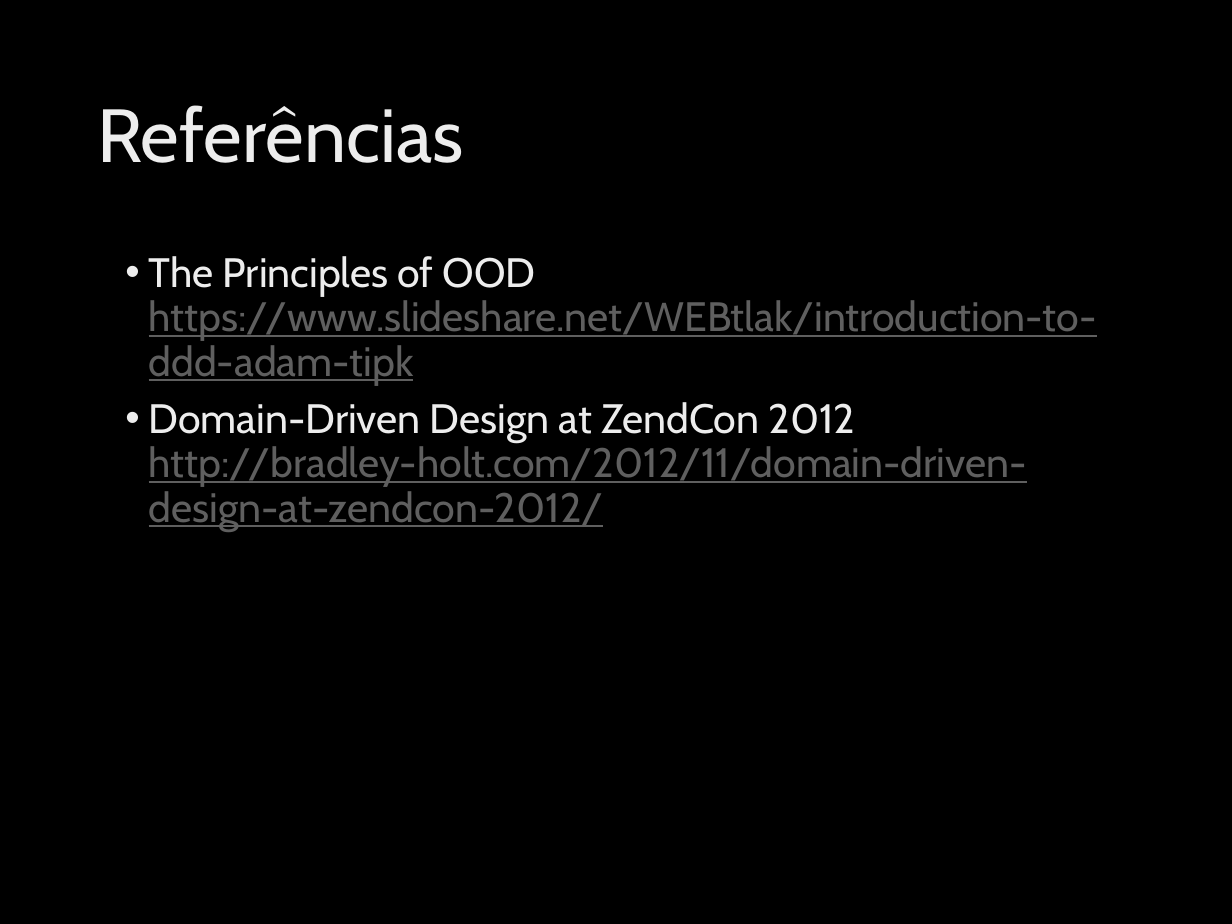
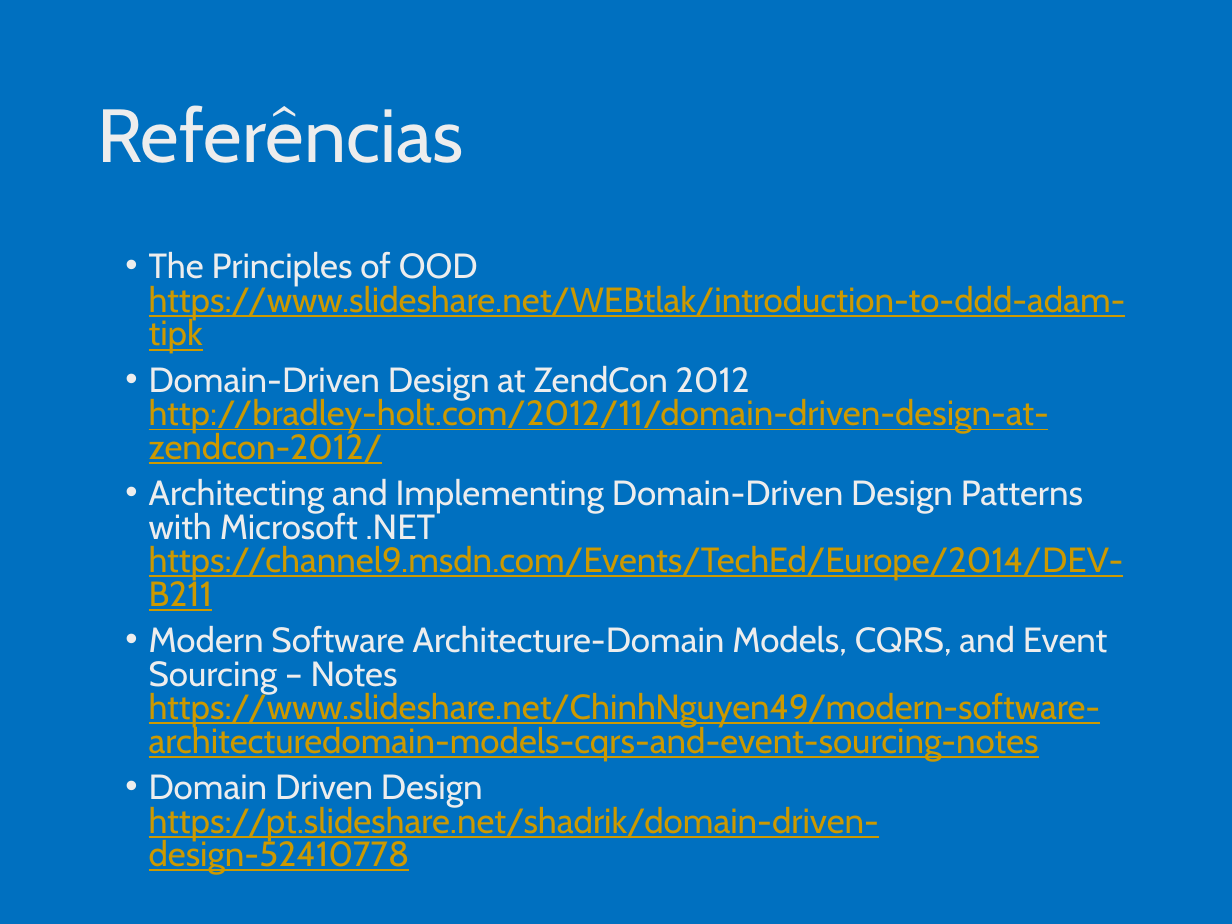
Before and after one commit to ivanpaulovich/event-sourcing-jambo, a slide deck: slide 27 of docs/Introdução ao Domain-Driven-Design (DDD).pptx. Drawn at 1232x924 pixels with LibreOffice and Linux fonts; fonts in the diff are those of the drawing; background and template pictures are left out. Boxes give left, top, right and bottom in pixels: in the first picture for what was removed or moved away, otherwise in the second. Text is boxed around its words. In the diff, an @@ line names an element or a change of style, - is before the commit and + after.

```diff
--- a/docs/Introdução ao Domain-Driven-Design (DDD).pptx
+++ b/docs/Introdução ao Domain-Driven-Design (DDD).pptx
@@ background picture (left out) to #0070C0 @@
@@ text at (149,251,1126,464): size 24 to 20.4 pt in "The Principles of OOD https://www.slideshare.net/WEBtlak/int ...", "Domain-Driven Design at ZendCon 2012 http://bradley-holt.com ..."; text colour #5F5F5F to #CC9900 in "https://www.slideshare.net/WEBtlak/introduction-to-ddd-adam- ...", "http://bradley-holt.com/2012/11/domain-driven-design-at-zend ..."; line spacing 0.9 to 0.8 @@
@@ text at (149,478,1124,840): paragraphs added @@
+• Architecting and Implementing Domain-Driven Design Patterns with Microsoft .NET
+  https://channel9.msdn.com/Events/TechEd/Europe/2014/DEV-B211
+• Modern Software Architecture-Domain Models, CQRS, and Event Sourcing – Notes
+  https://www.slideshare.net/ChinhNguyen49/modern-software-architecturedomain-models-cqrs-and-event-sourcing-notes
+• Domain Driven Design
+  https://pt.slideshare.net/shadrik/domain-driven-design-52410778
```
Also in this commit, not shown: 24 other slides changed, 2 slides added, 2 slides removed, 2 other files.
